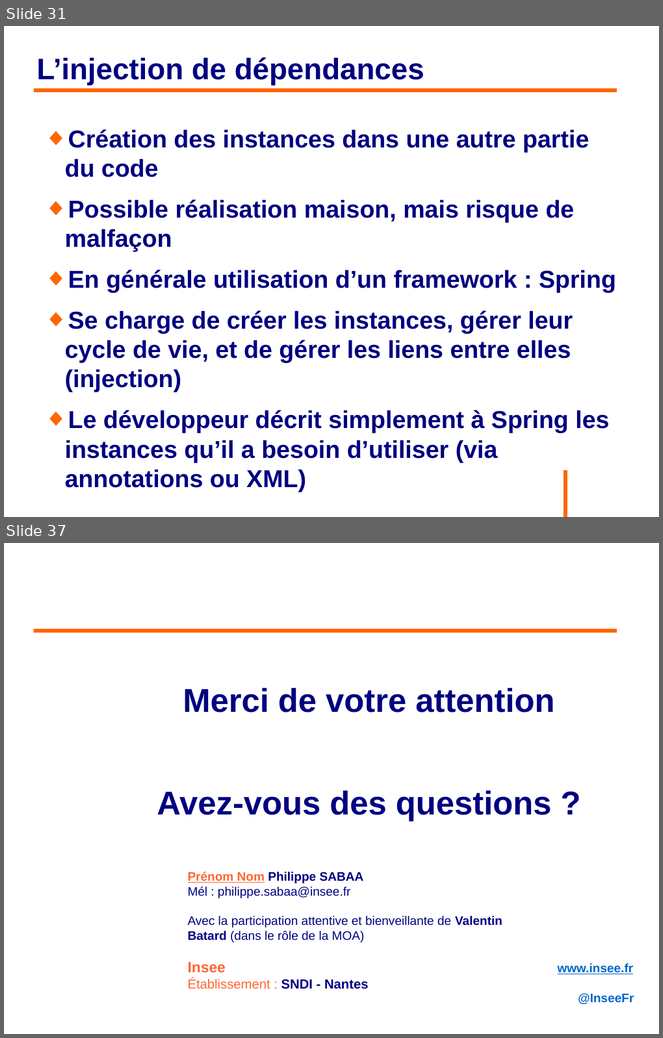
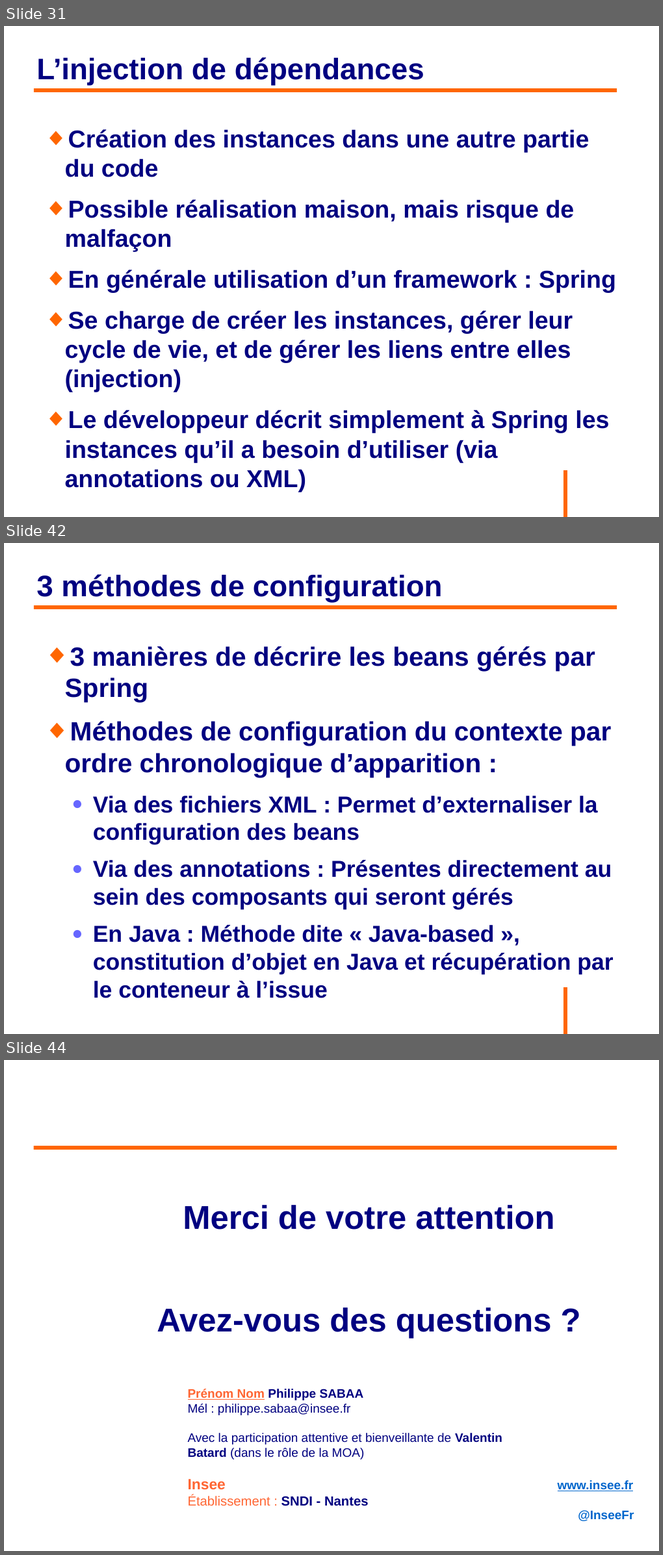
Before and after one commit to philphils/formation-spring, a slide deck: Documentation/diapo_formation_spring.odp. Shown one above the other, each under a label of ours: slides 31 and 37 before the commit, slides 31, 42 and 44 after it; the slides between them are not shown. The pictures are 663x1038 and 663x1555 pixels, drawn with LibreOffice and Linux fonts; fonts in the diff are those of the drawing; background and template pictures are left out. Boxes give left, top, right and bottom in pixels: in the first picture for what was removed or moved away, otherwise in the second. Text is boxed around its words. In the diff, an @@ line names an element or a change of style, - is before the commit and + after.

Commit message:
Fin partie conteneur

```diff
--- a/Documentation/diapo_formation_spring.odp
+++ b/Documentation/diapo_formation_spring.odp
@@ slide 42 added at bbox=[4, 543, 659, 1034], background #FFFFFF; not listed: 1 template element that a slide beside it also shows @@
@@ title added at bbox=[36, 574, 443, 603], 36 pt, text #000080, bold @@
+3 méthodes de configuration
@@ line added from (34, 607) to (618, 607), #FF6600 4.54 pt @@
@@ text added at bbox=[65, 646, 613, 975], 28 pt, text #000080, bold @@
+◆ 3 manières de décrire les beans gérés par Spring
+◆ Méthodes de configuration du contexte par ordre chronologique d’apparition :
+  ● Via des fichiers XML : Permet d’externaliser la configuration des beans
+  ● Via des annotations : Présentes directement au sein des composants qui seront gérés
+  ● En Java : Méthode dite « Java-based », constitution d’objet en Java et récupération par le conteneur à l’issue
@@ what was slide 37 is now slide 44 @@
```
Also in this commit, not shown: 3 slides changed, 8 other slides added, 2 slides removed.
